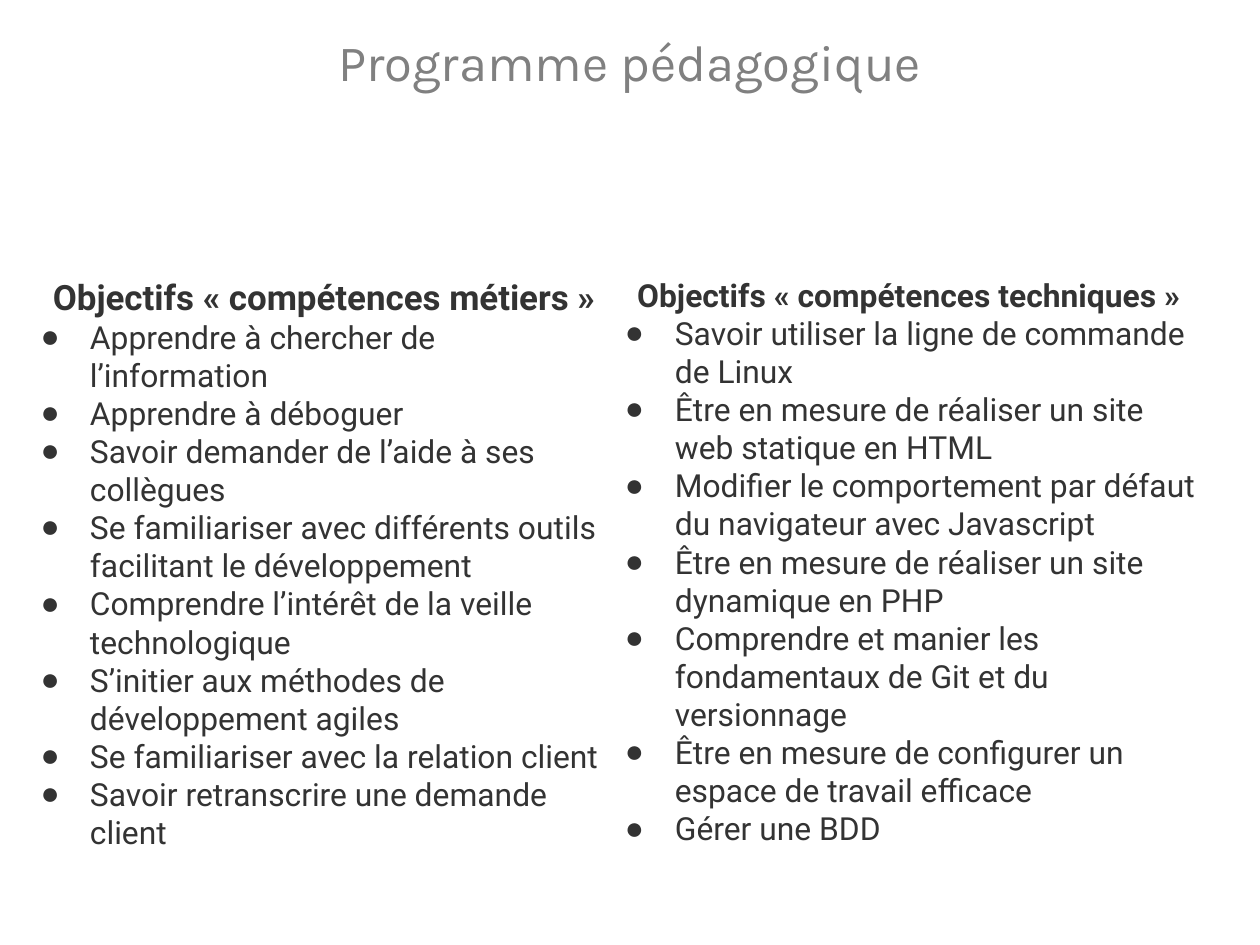
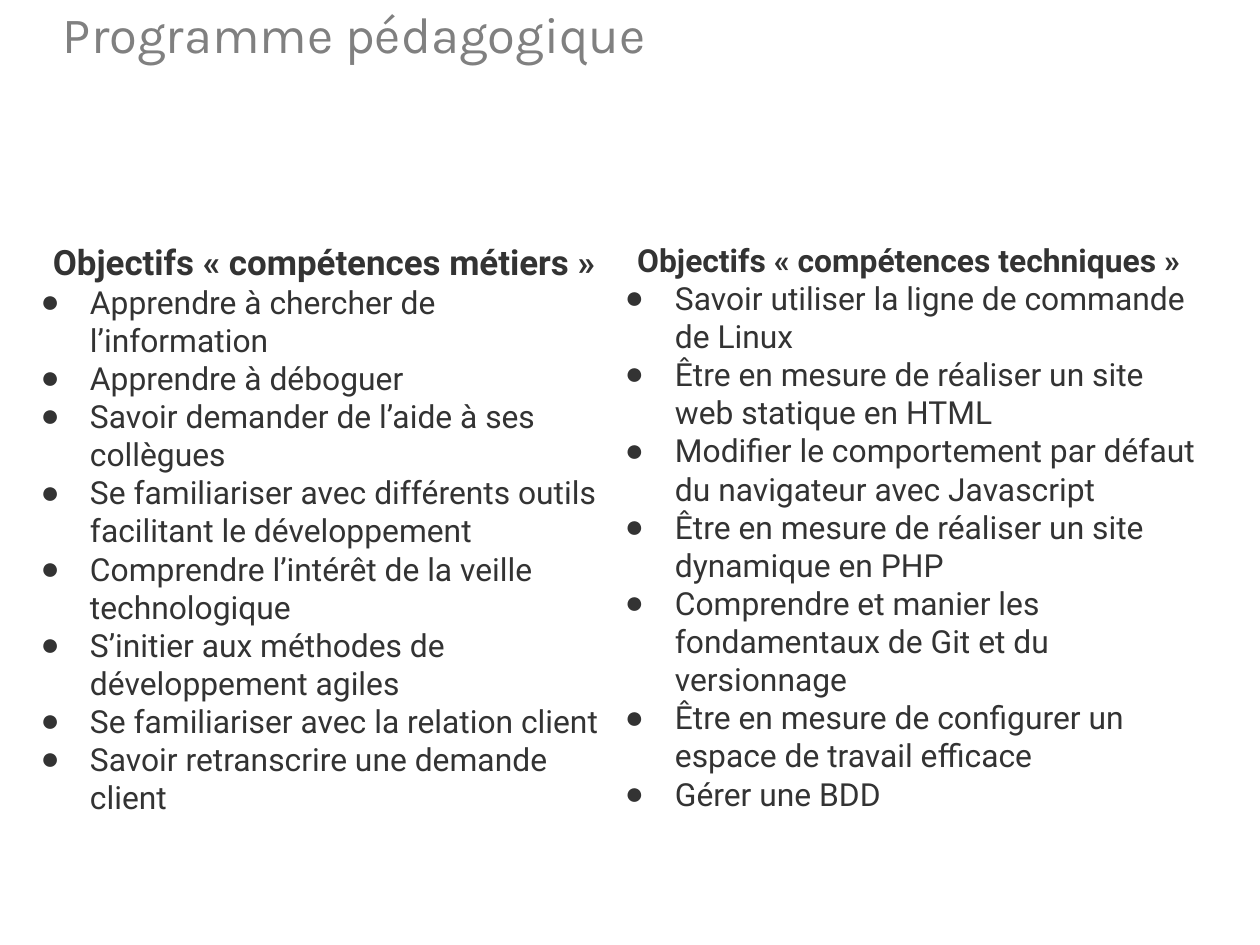
Before and after one commit to SimplonSt-Gaudens/programme-web-dev-promo-2, a slide deck: slide 4 of Prairie/00_Prez promo St-GO#2.odp.pptx. Drawn at 1260x945 pixels with LibreOffice and Linux fonts; fonts in the diff are those of the drawing; background and template pictures are left out. Boxes give left, top, right and bottom in pixels: in the first picture for what was removed or moved away, otherwise in the second. Text is boxed around its words. In the diff, an @@ line names an element or a change of style, - is before the commit and + after.

```diff
--- a/Prairie/00_Prez promo St-GO#2.odp.pptx
+++ b/Prairie/00_Prez promo St-GO#2.odp.pptx
@@ text "Programme pédagogique Objectifs": place and size @@
-text "Programme pédagogique Objectifs" at [338,42,921,181]
+text "Programme pédagogique Objectifs" at [63,14,646,152]
@@ text "Objectifs « compétences métiers »": place and size @@
-text "Objectifs « compétences métiers »" at [53,283,598,807]
+text "Objectifs « compétences métiers »" at [53,248,598,772]
@@ text "Objectifs « compétences techniques »": place and size @@
-text "Objectifs « compétences techniques »" at [637,283,1195,841]
+text "Objectifs « compétences techniques »" at [637,248,1195,807]
```
Also in this commit, not shown: 10 other slides changed.
